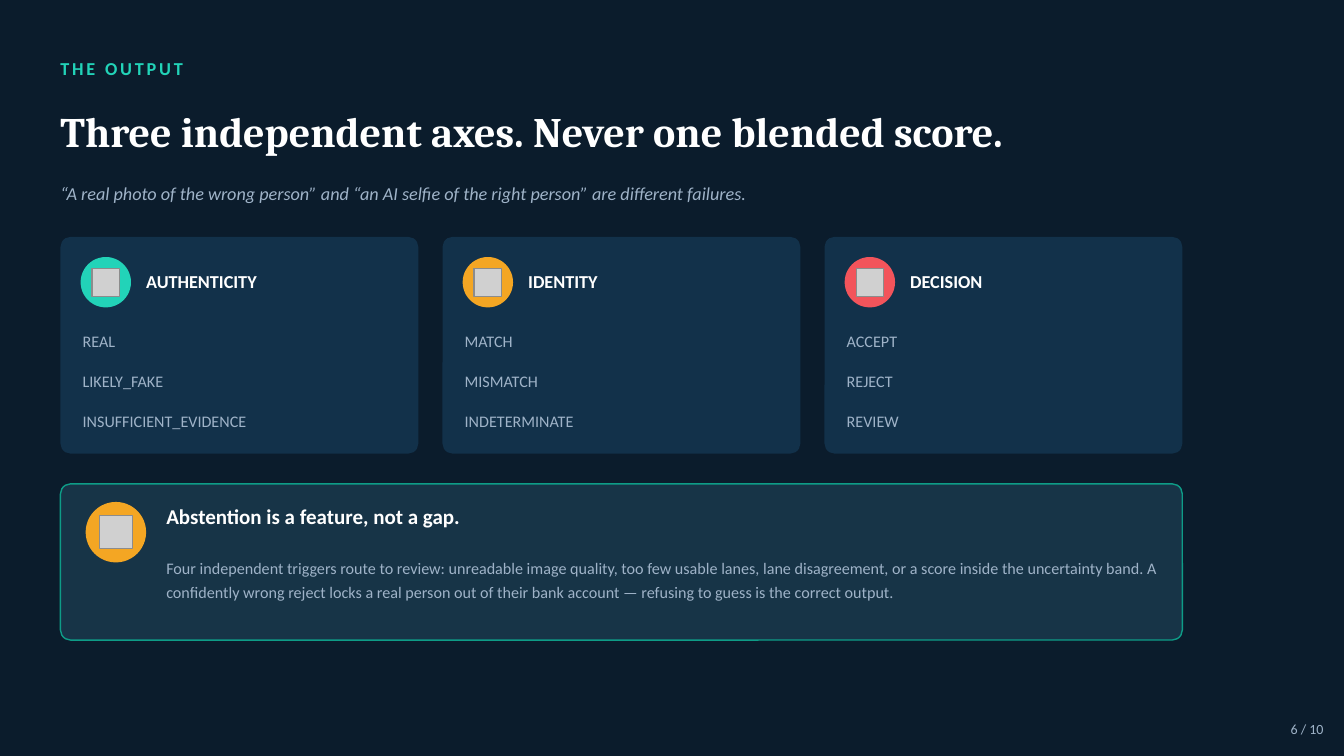
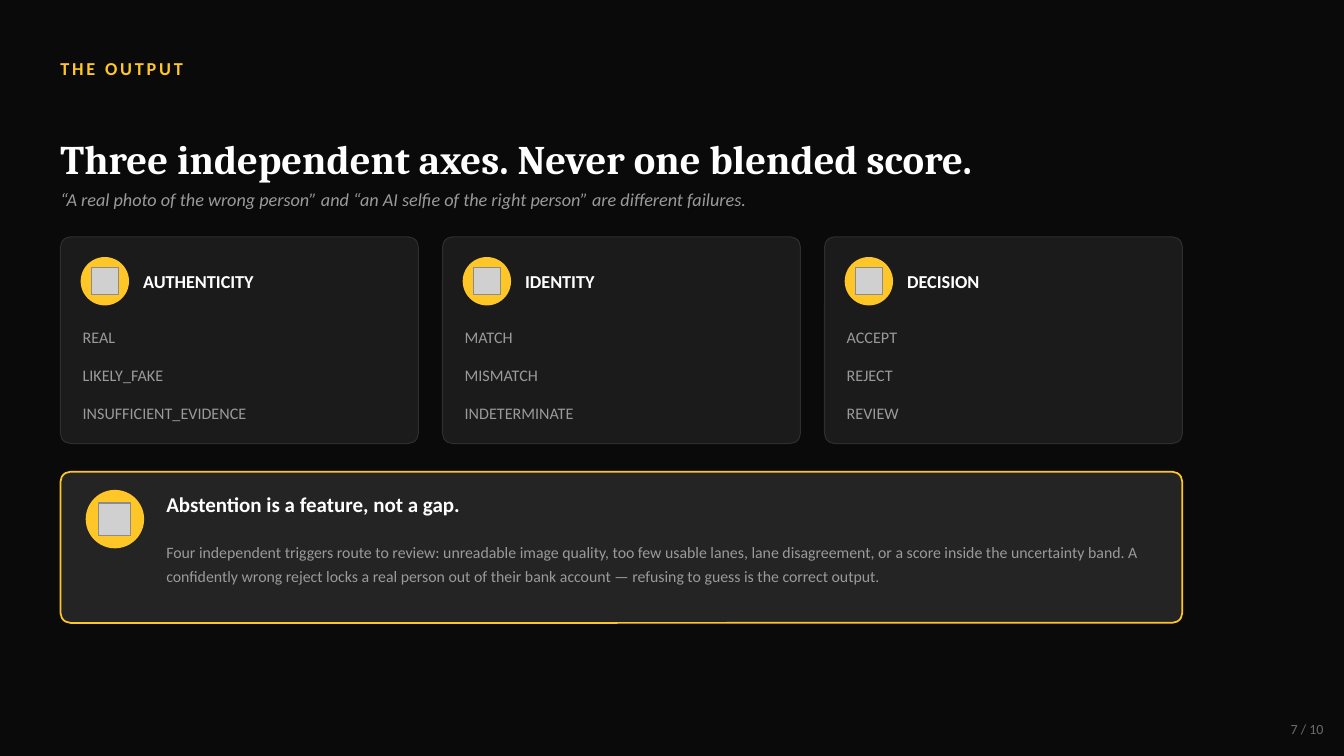
Before and after one commit to Venkat-Kolasani/VeriLens, a slide deck: slide 7 of pitch/VeriLens_Pitch.pptx (slide 6 before the commit). Drawn at 1344x756 pixels with LibreOffice and Linux fonts; fonts in the diff are those of the drawing; grey boxes stand for pictures. Boxes give left, top, right and bottom in pixels: in the first picture for what was removed or moved away, otherwise in the second. Text is boxed around its words. In the diff, an @@ line names an element or a change of style, - is before the commit and + after.

Commit message:
feat(pitch): redo deck in yellow-black theme, fix icon color bug
Replaced the teal/light-dark deck with a fully dark yellow-black theme, and
reworked the architecture slide from five same-size cards into an actual
layered process diagram (Capture -> Quality Gate -> Detection Lanes -> Judge
-> Verdict+Anchor) - a truer answer to 'what are the process layers' than a
grid of lane cards.

Found and fixed a real bug while re-rendering icons for the new palette: the
icon generator stripped the <svg> root tag to rebuild width/height/viewBox,
which also discarded the color/style attributes react-icons relies on for
currentColor to resolve. Verified by checking pixel channel stats directly
rather than trusting the thumbnail - every icon in both this deck and the
original teal one was rendering pure black regardless of requested color.
It went unnoticed in the teal deck because black-on-teal still had usable
contrast by coincidence; this theme's dark-charcoal badges made it visible
as low-contrast black-on-black. Fixed by wrapping the inner <path> markup in
an explicit <g fill="#hex">, which paths inherit via plain SVG attribute
inheritance instead of relying on currentColor resolution.

Structural validation, content QA, and full visual re-render all passed
after the fix.

```diff
--- a/pitch/VeriLens_Pitch.pptx
+++ b/pitch/VeriLens_Pitch.pptx
@@ background #0B1C2C to #0A0A0A @@
@@ text "THE OUTPUT" at bbox=[60, 63, 183, 75]: text colour #22D3B8 to #FFC627 @@
@@ text "Three independent axes. Never one ..." at bbox=[60, 145, 972, 183]: size 30 to 29 pt; line spacing 1 to 1.05 @@
@@ rounded rectangle: place and size @@
-rounded rectangle at bbox=[60, 237, 418, 454]
+rounded rectangle at bbox=[60, 237, 418, 444]
@@ rounded rectangle: place and size @@
-rounded rectangle at bbox=[443, 237, 801, 454]
+rounded rectangle at bbox=[443, 237, 801, 444]
@@ fill #12314A to #1B1B1B; outline none to #2E2E2E 0.75 pt; proportions changed in 3 elements at bbox=[60, 237, 418, 444], bbox=[443, 237, 801, 444], bbox=[825, 237, 1183, 444] @@
@@ rounded rectangle: place and size @@
-rounded rectangle at bbox=[825, 237, 1183, 454]
+rounded rectangle at bbox=[825, 237, 1183, 444]
@@ ellipse at bbox=[81, 257, 129, 306]: fill #22D3B8 to #FFC627 @@
@@ ellipse at bbox=[463, 257, 511, 306]: fill #F4A623 to #FFC627 @@
@@ ellipse at bbox=[845, 257, 893, 306]: fill #F2545B to #FFC627 @@
@@ text colour #9FB3C8 to #9A9A9A in 10 elements at bbox=[83, 332, 116, 343], bbox=[465, 332, 513, 343], bbox=[847, 332, 897, 343], bbox=[60, 193, 746, 209], bbox=[83, 370, 163, 383], bbox=[465, 370, 538, 381], bbox=[847, 370, 893, 381], bbox=[83, 408, 247, 421], bbox=[465, 408, 574, 419], bbox=[847, 408, 899, 419] @@
@@ 3 texts: place and size @@
-3 texts at bbox=[83, 416, 899, 429]
+3 texts at bbox=[83, 408, 899, 421]
@@ rounded rectangle: place and size @@
-rounded rectangle at bbox=[60, 484, 1183, 640]
+rounded rectangle at bbox=[60, 472, 1183, 623]
@@ rounded rectangle at bbox=[60, 472, 1183, 623]: fill #173447 to #242424; outline #0E9C87 1 pt to #FFC627 1.25 pt; proportions changed @@
@@ ellipse: place and size @@
-ellipse at bbox=[86, 502, 146, 563]
+ellipse at bbox=[86, 490, 144, 548]
@@ ellipse at bbox=[86, 490, 144, 548]: fill #F4A623 to #FFC627 @@
@@ picture: place and size @@
-picture at bbox=[99, 516, 132, 549]
+picture at bbox=[99, 503, 131, 535]
@@ text "Abstention is a feature, not ...": place and size @@
-text "Abstention is a feature, not ..." at bbox=[166, 509, 460, 528]
+text "Abstention is a feature, not ..." at bbox=[166, 497, 460, 516]
@@ text "Four independent triggers route to ...": place and size @@
-text "Four independent triggers route to ..." at bbox=[166, 563, 1156, 601]
+text "Four independent triggers route to ..." at bbox=[166, 547, 1137, 585]
@@ text "Four independent triggers route to ..." at bbox=[166, 547, 1137, 585]: size 11.5 to 11.3 pt, text colour #9FB3C8 to #9A9A9A @@
@@ text at bbox=[1291, 725, 1323, 734]: text changed; text colour #9FB3C8 to #6B6B6B @@
-6 / 10
+7 / 10
```
Also in this commit, not shown: 7 other slides changed, 2 slides added, 2 slides removed, 3 other files.
